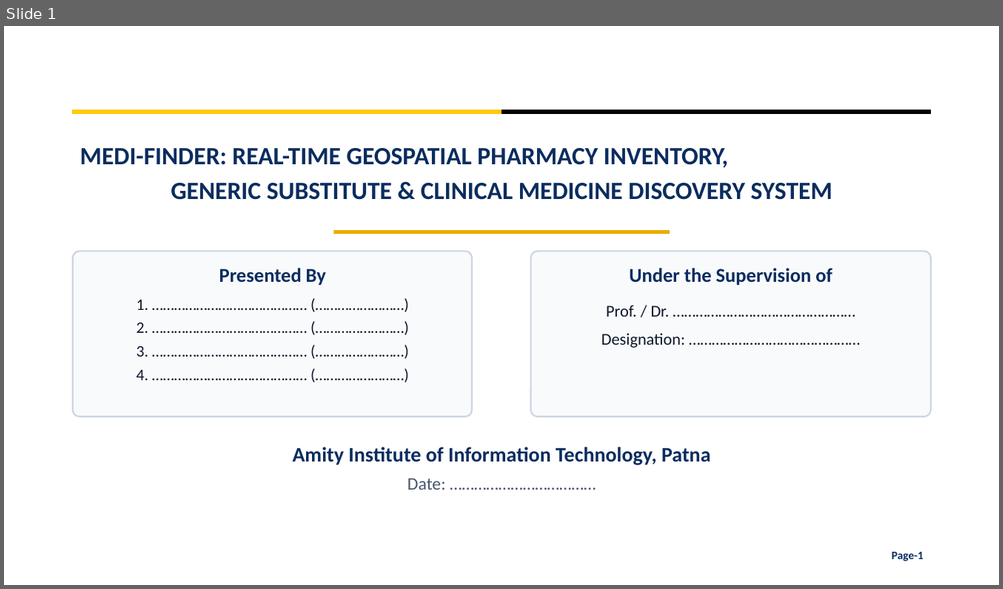
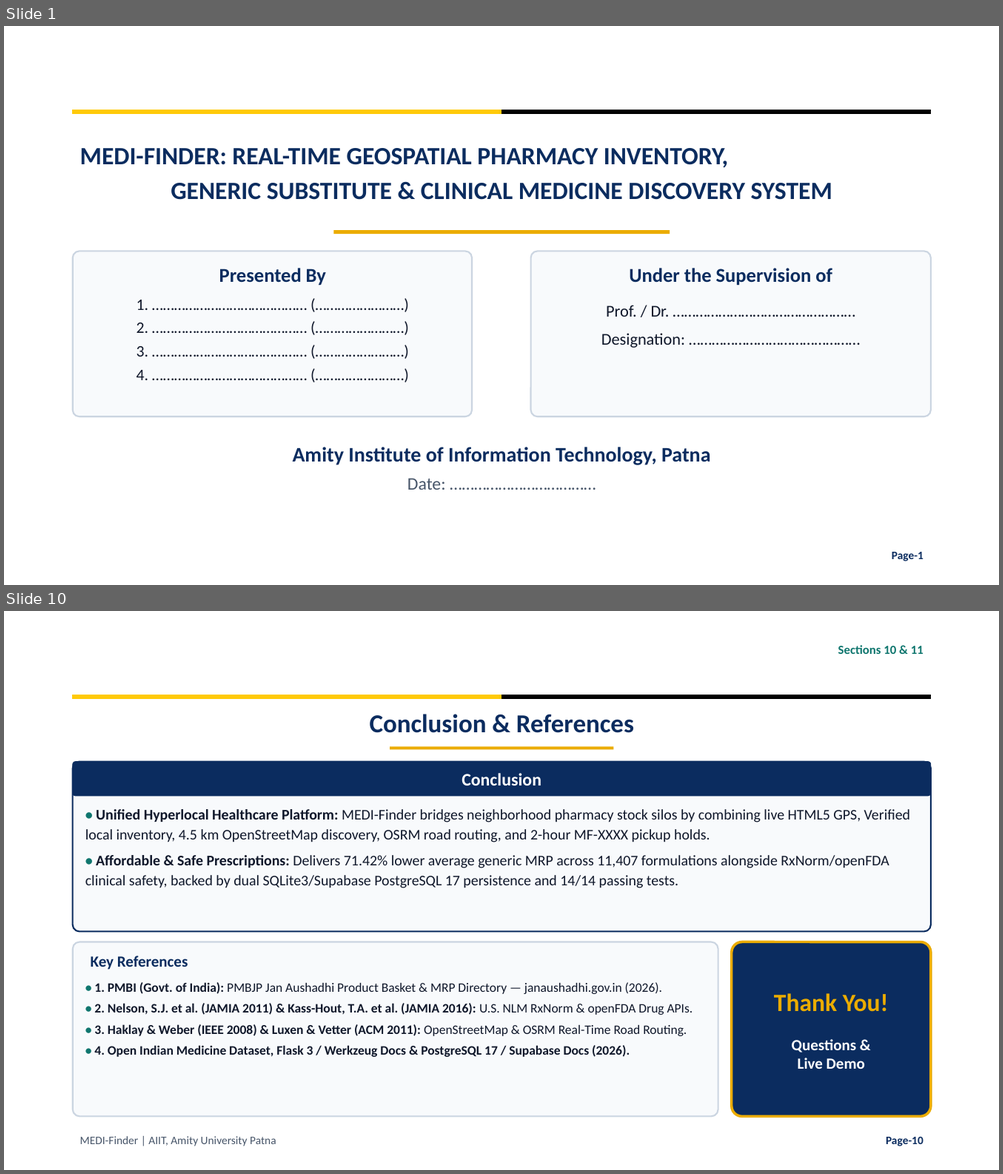
Before and after one commit to krsidhantaryan-ux/MEDI-Finder, a slide deck: MEDI_Finder_Presentation.pptx. Shown one above the other, each under a label of ours: slide 1 before the commit, slides 1 and 10 after it; the slides between them are not shown. The pictures are 1003x589 and 1003x1174 pixels, drawn with LibreOffice and Linux fonts; fonts in the diff are those of the drawing; background and template pictures are left out. Boxes give left, top, right and bottom in pixels: in the first picture for what was removed or moved away, otherwise in the second. Text is boxed around its words. In the diff, an @@ line names an element or a change of style, - is before the commit and + after.

Commit message:
Condense MEDI-Finder presentation to 10 slides for 5-7 min defense

```diff
--- a/MEDI_Finder_Presentation.pptx
+++ b/MEDI_Finder_Presentation.pptx
@@ slide 10 added at box(4, 611, 999, 1170), background #FFFFFF; not listed: 2 template elements that a slide beside it also shows @@
@@ text added at box(838, 645, 923, 654), 12 pt, text #0F766E, bold @@
+Sections 10 & 11
@@ text added at box(370, 714, 634, 733), 25 pt, text #0B2C5F, bold @@
+Conclusion & References
@@ rounded rectangle added at box(73, 762, 930, 932), fill #F8FAFC, outline #0B2C5F 1.5 pt @@
@@ rounded rectangle added at box(73, 762, 930, 796), fill #0B2C5F, outline #0B2C5F 0.5 pt, 17 pt, text #FFFFFF, bold @@
+Conclusion
@@ rectangle added at box(390, 747, 614, 750), fill #EBAC00 @@
@@ text added at box(85, 809, 910, 889), 14.2 pt, text #0F172A @@
+• Unified Hyperlocal Healthcare Platform: MEDI-Finder bridges neighborhood pharmacy stock silos by combining live HTML5 GPS, Verified local inventory, 4.5 km OpenStreetMap discovery, OSRM road routing, and 2-hour MF-XXXX pickup holds.
+• Affordable & Safe Prescriptions: Delivers 71.42% lower average generic MRP across 11,407 formulations alongside RxNorm/openFDA clinical safety, backed by dual SQLite3/Supabase PostgreSQL 17 persistence and 14/14 passing tests.
@@ rounded rectangle added at box(73, 943, 718, 1117), fill #F8FAFC, outline #CBD5E1 1.5 pt @@
@@ rounded rectangle added at box(731, 943, 930, 1117), fill #0B2C5F, outline #EBAC00 2.5 pt, 15 pt, text #FFFFFF, bold @@
+Thank You!
+Questions &
+Live Demo
@@ text added at box(91, 956, 188, 970), 15 pt, text #0B2C5F, bold @@
+Key References
@@ text added at box(94, 982, 693, 1057), 12.5 pt, text #0F172A, bold @@
+• 1. PMBI (Govt. of India): PMBJP Jan Aushadhi Product Basket & MRP Directory — janaushadhi.gov.in (2026).
+• 2. Nelson, S.J. et al. (JAMIA 2011) & Kass-Hout, T.A. et al. (JAMIA 2016): U.S. NLM RxNorm & openFDA Drug APIs.
+• 3. Haklay & Weber (IEEE 2008) & Luxen & Vetter (ACM 2011): OpenStreetMap & OSRM Real-Time Road Routing.
+• 4. Open Indian Medicine Dataset, Flask 3 / Werkzeug Docs & PostgreSQL 17 / Supabase Docs (2026).
@@ text added at box(80, 1136, 276, 1147), 11 pt, text #475569 @@
+MEDI-Finder | AIIT, Amity University Patna
@@ text added at box(885, 1137, 923, 1147), 11 pt, text #0B2C5F, bold @@
+Page-10
```
Also in this commit, not shown: 6 slides changed, 2 other slides added, 11 slides removed.
